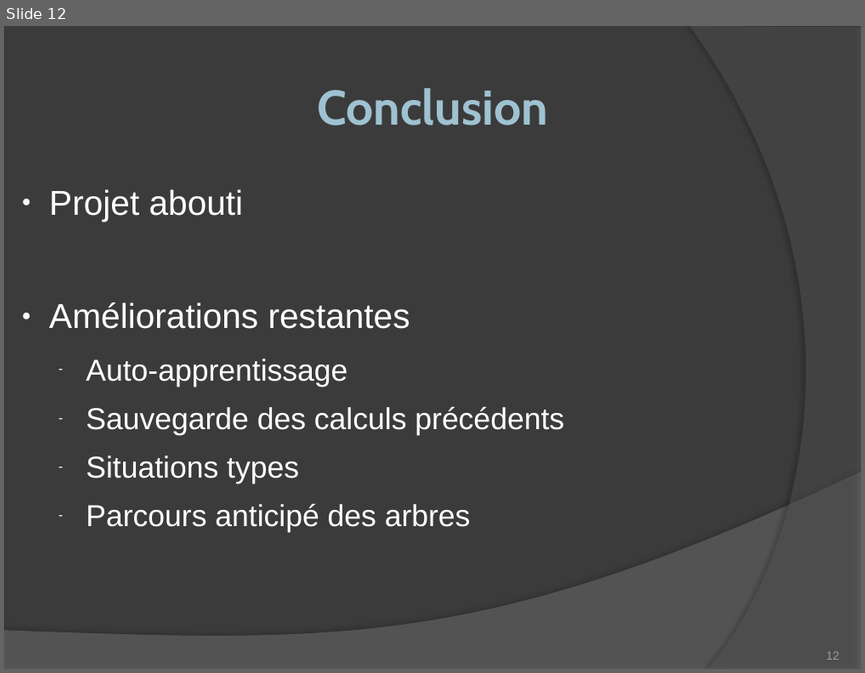
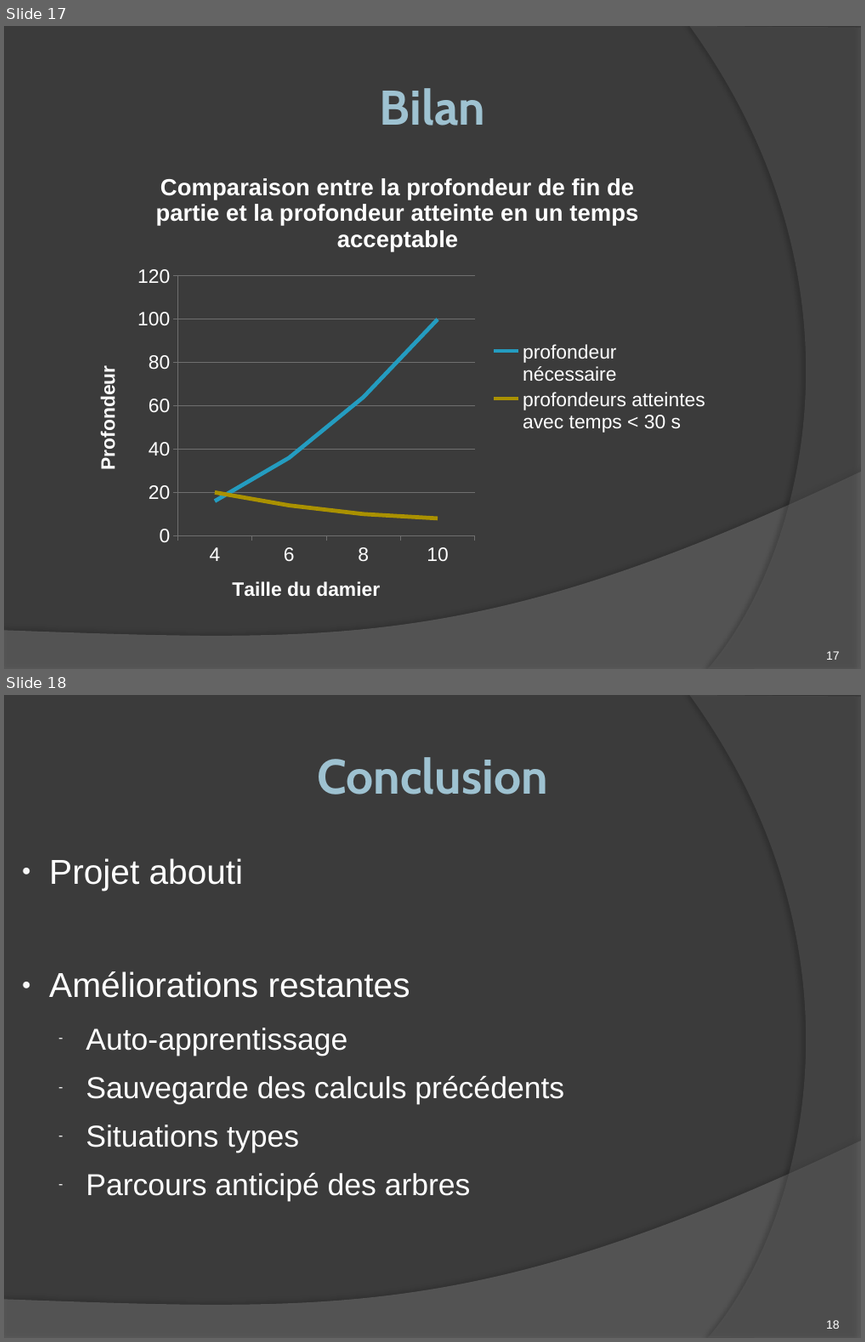
Before and after one commit to romaincarlsen/EtudesPratiques, a slide deck: Diapo Soutenance.pptx. Shown one above the other, each under a label of ours: slide 12 before the commit, slides 17 and 18 after it. The pictures are 865x673 and 865x1342 pixels, drawn with LibreOffice and Linux fonts; fonts in the diff are those of the drawing. Boxes give left, top, right and bottom in pixels: in the first picture for what was removed or moved away, otherwise in the second. Text is boxed around its words. In the diff, an @@ line names an element or a change of style, - is before the commit and + after.

```diff
--- a/Diapo Soutenance.pptx
+++ b/Diapo Soutenance.pptx
@@ slide 17 added at [4, 26, 861, 669], background #3B3B3B; not listed: 2 template elements that a slide beside it also shows @@
@@ text added at [380, 88, 485, 125], 45 pt, text gradient #9FC3D1 to #8BB9CA, bold @@
+Bilan
@@ line chart added at [77, 157, 718, 616] @@
+title "Comparaison entre la profondeur de fin de partie et la profondeur atteinte en un temps acceptable"
+categories: 4, 6, 8, 10
+profondeur nécessaire: 16, 36, 64, 100
+profondeurs atteintes avec temps < 30 s: 20, 14, 10, 8
@@ page number added at [826, 651, 840, 659], 11 pt, text #FFFFFF @@
+17
@@ what was slide 12 is now slide 18 @@
@@ page number at [826, 1320, 840, 1328]: text changed; text colour #9D9B9A to #FFFFFF @@
-12
+18
```
Also in this commit, not shown: 5 slides changed, 7 other slides added, 2 slides removed.
